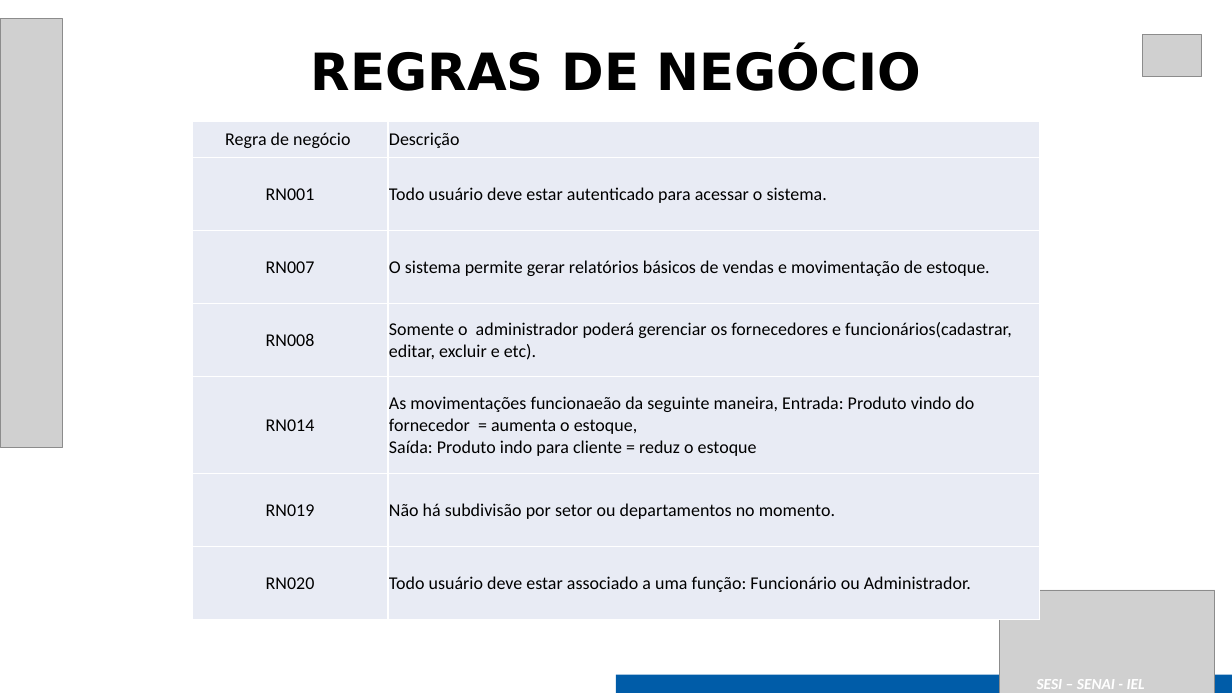
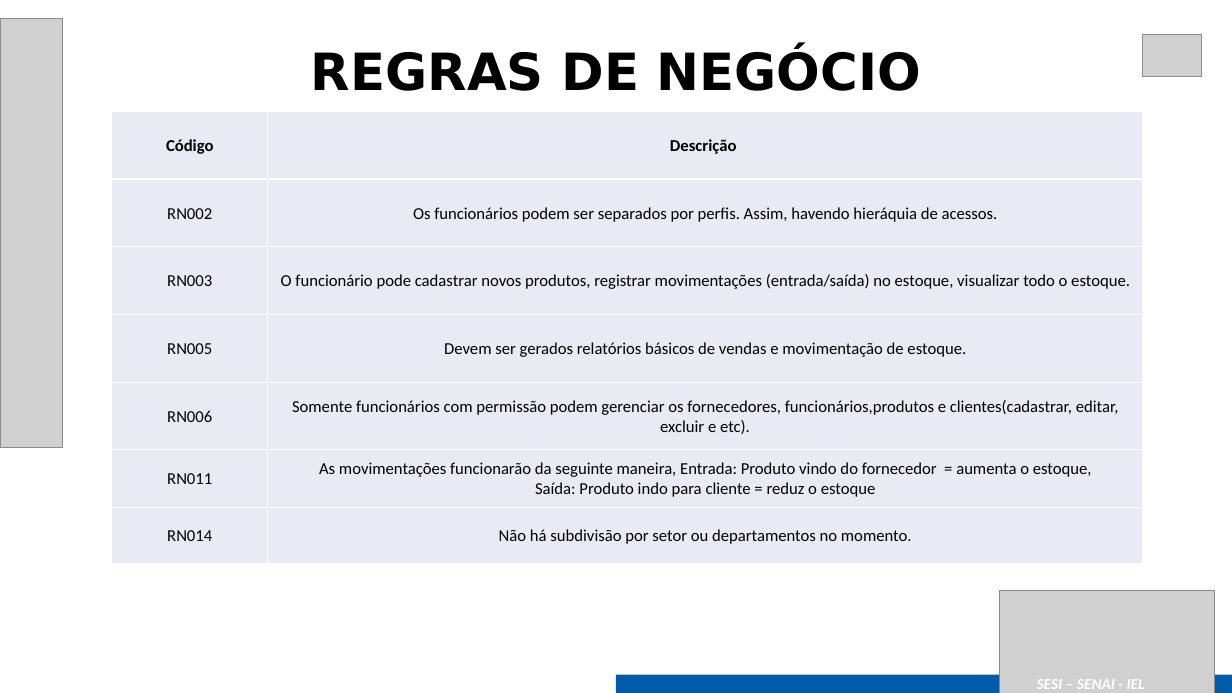
Before and after one commit to Caioairesd/Projeto-tbit-manager-estoque, a slide deck: slide 6 of Documentação/Slides/Modelagem do Sistema - TBit Manager.pptx (slide 5 before the commit). Drawn at 1232x693 pixels with LibreOffice and Linux fonts; fonts in the diff are those of the drawing; grey boxes stand for pictures. Boxes give left, top, right and bottom in pixels: in the first picture for what was removed or moved away, otherwise in the second. Text is boxed around its words. In the diff, an @@ line names an element or a change of style, - is before the commit and + after.

Commit message:
Organizando a pasta da modelagem de sistemas e adicionando a modelagem do sistema (canvas)

```diff
--- a/Documentação/Slides/Modelagem do Sistema - TBit Manager.pptx
+++ b/Documentação/Slides/Modelagem do Sistema - TBit Manager.pptx
@@ table at <box>112,111,1142,564</box> @@
-row 1, column 1: Regra de negócio
+row 1, column 1: Código
-row 2, column 1: RN001
+row 2, column 1: RN002
-row 2, column 2: Todo usuário deve estar autenticado para acessar o sistema.
+row 2, column 2: Os funcionários podem ser separados por perfis. Assim, havendo hieráquia de acessos.
-row 3, column 1: RN007
+row 3, column 1: RN003
-row 3, column 2: O sistema permite gerar relatórios básicos de vendas e movimentação de estoque.
+row 3, column 2: O funcionário pode cadastrar novos produtos, registrar movimentações (entrada/saída) no estoque, visualizar todo o estoque.
-row 4, column 1: RN008
+row 4, column 1: RN005
-row 4, column 2: Somente o administrador poderá gerenciar os fornecedores e funcionários(cadastrar, editar, excluir e etc).
+row 4, column 2: Devem ser gerados relatórios básicos de vendas e movimentação de estoque.
-row 5, column 1: RN014
+row 5, column 1: RN006
-row 5, column 2: As movimentações funcionaeão da seguinte maneira, Entrada: Produto vindo do fornecedor = aumenta o estoque, Saída: Produto indo para cliente = reduz o estoque
+row 5, column 2: Somente funcionários com permissão podem gerenciar os fornecedores, funcionários,produtos e clientes(cadastrar, editar, excluir e etc).
-row 6, column 1: RN019
+row 6, column 1: RN011
-row 6, column 2: Não há subdivisão por setor ou departamentos no momento.
+row 6, column 2: As movimentações funcionarão da seguinte maneira, Entrada: Produto vindo do fornecedor = aumenta o estoque, Saída: Produto indo para cliente = reduz o estoque
-row 7, column 1: RN020
+row 7, column 1: RN014
-row 7, column 2: Todo usuário deve estar associado a uma função: Funcionário ou Administrador.
+row 7, column 2: Não há subdivisão por setor ou departamentos no momento.
@@ size 14 to 13 pt, bold on in "Descrição" @@
@@ alignment left to centre @@
@@ table: place and size @@
-table at <box>192,121,1040,619</box>
+table at <box>112,111,1142,564</box>
```
Also in this commit, not shown: 3 other slides changed, 1 slide added, 4 other files.
